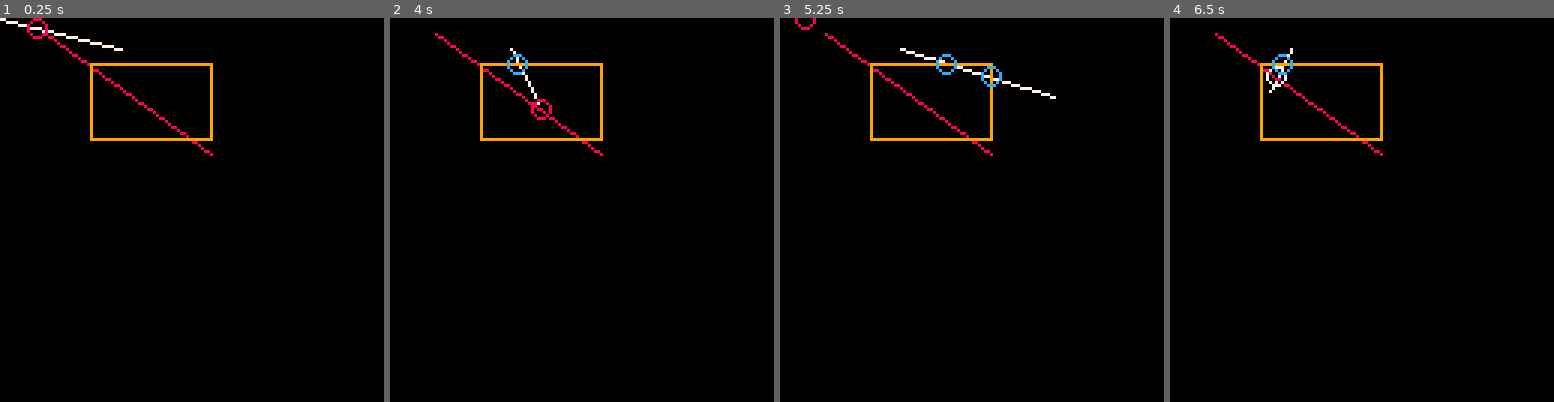
Above: before the commit, frames 1-4 (left to right).
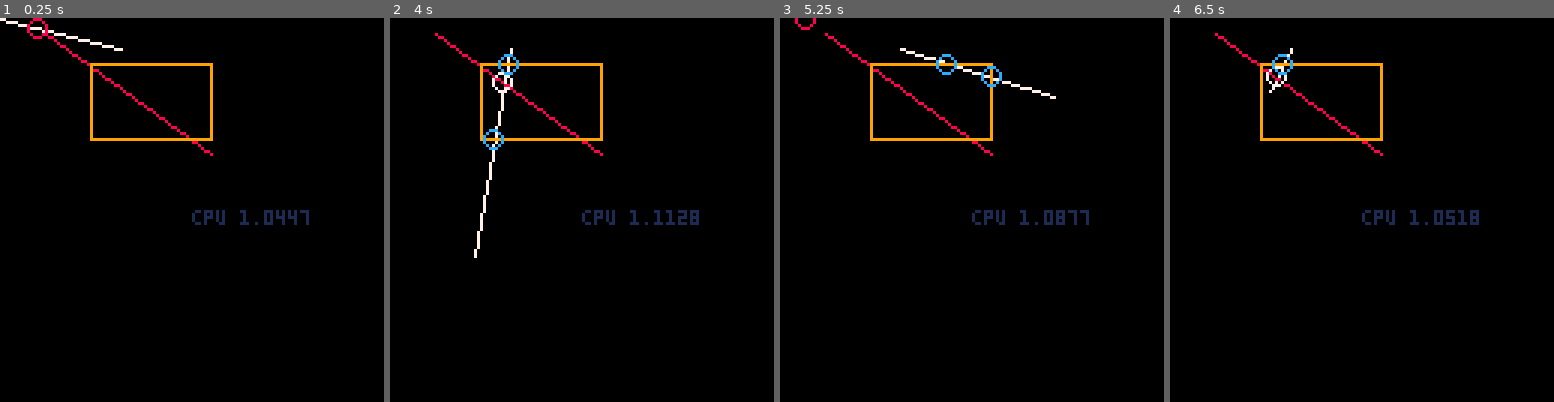
Above: after the commit, the same moments.

Repository: wesen/carts
Game: PICO-8 cartridge intersections.p8
The game is run twice, just before and just after one commit, with the same random seed, the same clock (stepped at 60 frames per second) and the same inputs.
Inputs (mouse positions are in pixels of both pictures, inside the frame that each line leads up to):
- Up to frame 1 (0.25 s): no input
- Up to frame 2 (4 s): click (459, 121) at 0.67 s; click (520, 267) at 1.22 s; click (585, 114) at 1.77 s; click (647, 259) at 2.32 s; click (712, 106) at 2.87 s; click (474, 256) at 3.42 s; click (535, 102) at 3.97 s
- Up to frame 3 (5.25 s): click (991, 248) at 4.52 s; click (1052, 94) at 5.07 s
- Up to frame 4 (6.5 s): click (1507, 244) at 5.62 s; click (1269, 90) at 6.17 s

The runs differ from the first frame. In frame 1, 0.4% of the frame differs, in the area x 50-81%, y 50-54%; in frame 2, 1.4%, in the area x 21-81%, y 8-63%; in frame 3, 0.5%; in frame 4, 0.5%.

Commit message:
Add cpu measurement

Diff:
--- a/aabb-intersect.p8
+++ b/aabb-intersect.p8
@@ -74,7 +74,12 @@
 end
 
 function _draw()
+ for i=0,500 do
+  isect(l1,b)
+ end
+
  cls()
+ print("cpu "..tostr(stat(1)),64,64,1)
  draw_box(b,7)
  draw_line(l1,8)
 
--- a/intersections.p8
+++ b/intersections.p8
@@ -31,7 +31,12 @@
 end
 
 function _draw()
+ for i=0,500 do
+  linebox(l1,box)
+ end
+
  cls()
+ print("cpu "..tostr(stat(1)),64,64,1)
  draw_line(l1,7)
  draw_line(l2,8)
  draw_box(box,9)
